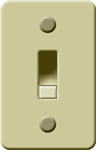
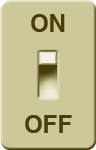
Before/after of a 96 × 150 layered artwork. What changed in the layer stack:
renamed "on" to "lever up", showed it, moved it above "lever down" over [38, 51, 57, 65]
removed layer "off" over [38, 85, 57, 99]
added layer "ON" above "OFF" over [31, 14, 65, 32]
added layer "OFF" above "switch plate" over [25, 115, 72, 133]
renamed "Layer 1" to "switch plate", painted on it over [25, 14, 72, 134]
